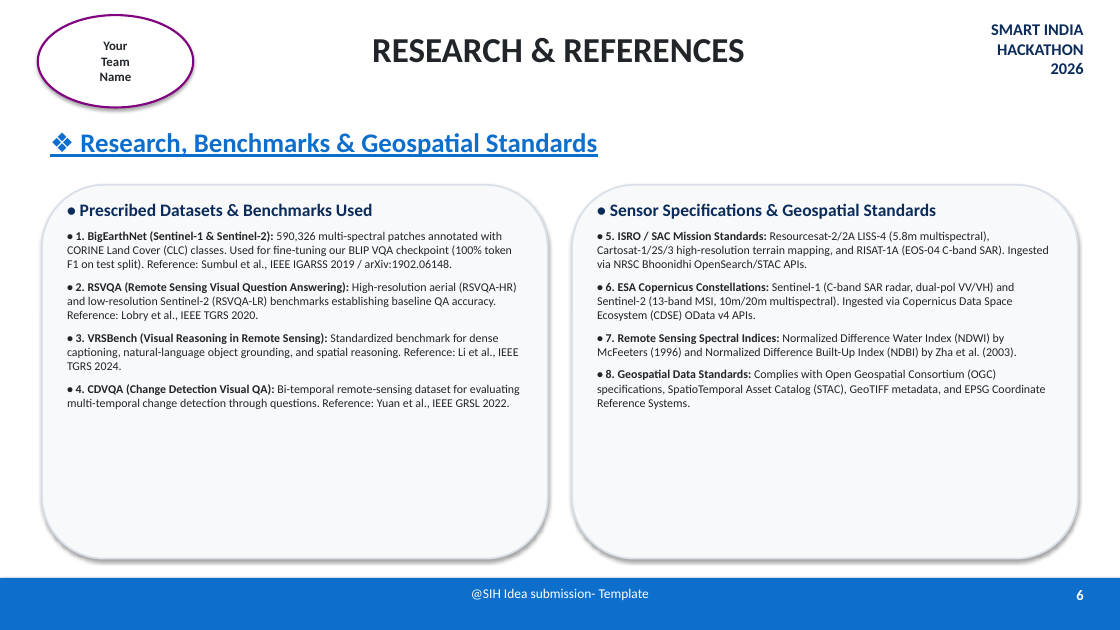
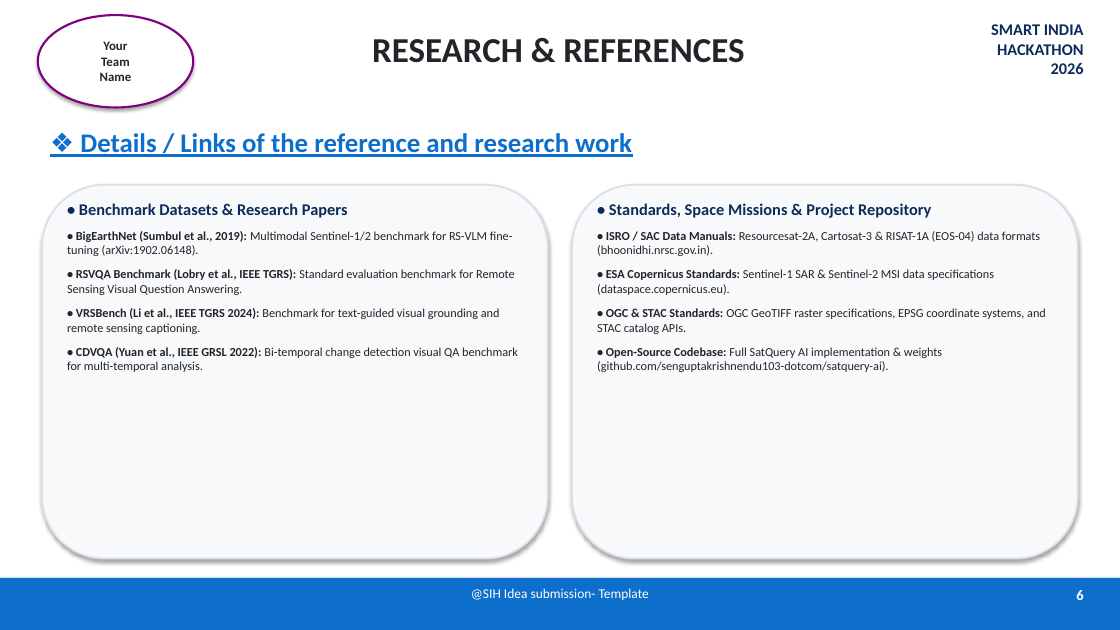
Before and after one commit to senguptakrishnendu103-dotcom/satquery-ai, a slide deck: slide 6 of SatQuery_AI_SIH26167_Official_6Slides.pptx. Drawn at 1120x630 pixels with LibreOffice and Linux fonts; fonts in the diff are those of the drawing. Boxes give left, top, right and bottom in pixels: in the first picture for what was removed or moved away, otherwise in the second. Text is boxed around its words. In the diff, an @@ line names an element or a change of style, - is before the commit and + after.

```diff
--- a/SatQuery_AI_SIH26167_Official_6Slides.pptx
+++ b/SatQuery_AI_SIH26167_Official_6Slides.pptx
@@ text at bbox=[80, 133, 632, 157]: text changed @@
-❖ Research, Benchmarks & Geospatial Standards
+❖ Details / Links of the reference and research work
@@ text at bbox=[67, 203, 518, 372]: text changed; size 10.2 to 10.5 pt @@
-• Prescribed Datasets & Benchmarks Used
-• 1. BigEarthNet (Sentinel-1 & Sentinel-2): 590,326 multi-spectral patches annotated with CORINE Land Cover (CLC) classes. Used for fine-tuning our BLIP VQA checkpoint (100% token F1 on test split). Reference: Sumbul et al., IEEE IGARSS 2019 / arXiv:1902.06148.
-• 2. RSVQA (Remote Sensing Visual Question Answering): High-resolution aerial (RSVQA-HR) and low-resolution Sentinel-2 (RSVQA-LR) benchmarks establishing baseline QA accuracy. Reference: Lobry et al., IEEE TGRS 2020.
-• 3. VRSBench (Visual Reasoning in Remote Sensing): Standardized benchmark for dense captioning, natural-language object grounding, and spatial reasoning. Reference: Li et al., IEEE TGRS 2024.
-• 4. CDVQA (Change Detection Visual QA): Bi-temporal remote-sensing dataset for evaluating multi-temporal change detection through questions. Reference: Yuan et al., IEEE GRSL 2022.
+• Benchmark Datasets & Research Papers
+• BigEarthNet (Sumbul et al., 2019): Multimodal Sentinel-1/2 benchmark for RS-VLM fine-tuning (arXiv:1902.06148).
+• RSVQA Benchmark (Lobry et al., IEEE TGRS): Standard evaluation benchmark for Remote Sensing Visual Question Answering.
+• VRSBench (Li et al., IEEE TGRS 2024): Benchmark for text-guided visual grounding and remote sensing captioning.
+• CDVQA (Yuan et al., IEEE GRSL 2022): Bi-temporal change detection visual QA benchmark for multi-temporal analysis.
@@ text at bbox=[597, 203, 1046, 372]: text changed; size 10.2 to 10.5 pt @@
-• Sensor Specifications & Geospatial Standards
-• 5. ISRO / SAC Mission Standards: Resourcesat-2/2A LISS-4 (5.8m multispectral), Cartosat-1/2S/3 high-resolution terrain mapping, and RISAT-1A (EOS-04 C-band SAR). Ingested via NRSC Bhoonidhi OpenSearch/STAC APIs.
-• 6. ESA Copernicus Constellations: Sentinel-1 (C-band SAR radar, dual-pol VV/VH) and Sentinel-2 (13-band MSI, 10m/20m multispectral). Ingested via Copernicus Data Space Ecosystem (CDSE) OData v4 APIs.
-• 7. Remote Sensing Spectral Indices: Normalized Difference Water Index (NDWI) by McFeeters (1996) and Normalized Difference Built-Up Index (NDBI) by Zha et al. (2003).
-• 8. Geospatial Data Standards: Complies with Open Geospatial Consortium (OGC) specifications, SpatioTemporal Asset Catalog (STAC), GeoTIFF metadata, and EPSG Coordinate Reference Systems.
+• Standards, Space Missions & Project Repository
+• ISRO / SAC Data Manuals: Resourcesat-2A, Cartosat-3 & RISAT-1A (EOS-04) data formats (bhoonidhi.nrsc.gov.in).
+• ESA Copernicus Standards: Sentinel-1 SAR & Sentinel-2 MSI data specifications (dataspace.copernicus.eu).
+• OGC & STAC Standards: OGC GeoTIFF raster specifications, EPSG coordinate systems, and STAC catalog APIs.
+• Open-Source Codebase: Full SatQuery AI implementation & weights (github.com/senguptakrishnendu103-dotcom/satquery-ai).
```
Also in this commit, not shown: 3 other files.
